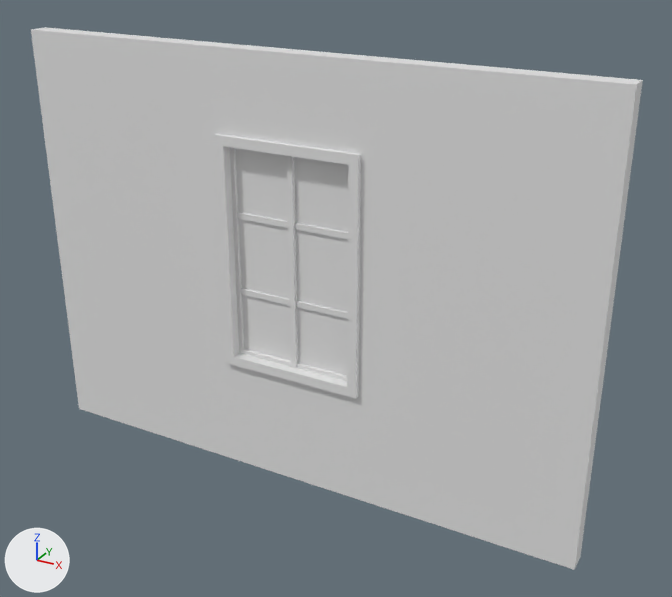
The FBX model Assets/Models/wall_window.fbx as it was, and as the next commit left it.
Rendered twice from a camera (50 mm lens) standing at (10.94, -17.81, 14.24) and looking at (0.95, 0.35, 5.16). Every picture has the same lights, and +X, +Y and +Z are marked at lower left. Where no turn or scale is listed for an object, it has been applied to the vertices.

Names of what the first picture shows: 'glass', 'wall_B_15_window', 'wood_4'.
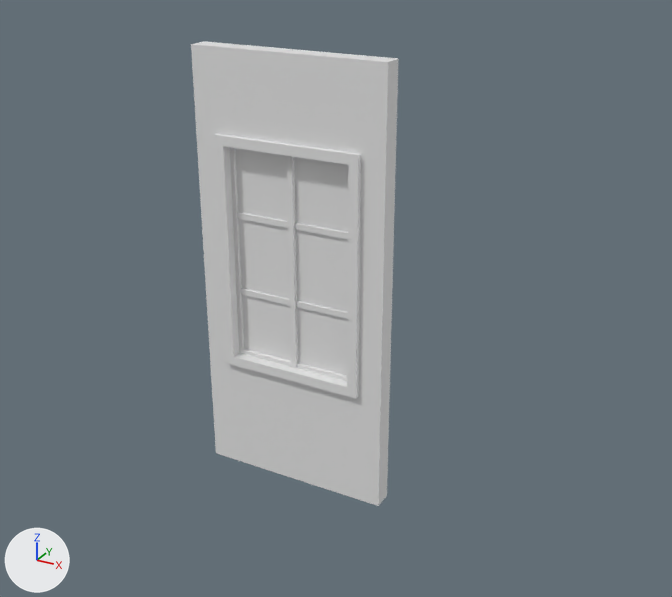
What differs and where, as boxes [x1, y1, x2, y2] in the pictures (672 x 597 px):
'wall_B_15_window', reshaped (66% narrower, 14% shorter)
    before: [31, 27, 643, 570]
    after: [191, 41, 399, 506]

What the commit changed:
me_plane_015 has 16 vertices, 16 faces and spans x -7.5..7.5, y -0.3..0.3, z 0.0..11.0.
me_plane_015 is used by ob_wall_b_15_window; location (0.0, 0.0, 0.0).
Before the commit, vertices of me_plane_015: 0 (-7.5, -0.3, 0.0) at pixel (78, 408), 2 (7.5, -0.2, 0.0) at pixel (574, 569), 4 (-7.5, 0.2, 0.0), 6 (7.5, 0.3, 0.0) at pixel (580, 557), 8 (-7.5, 0.2, 11.0) at pixel (45, 27).
Before the commit, vertices of me_plane_015: 10 (-7.5, -0.3, 11.0) at pixel (30, 29), 12 (7.5, -0.2, 11.0) at pixel (636, 84), 14 (7.5, 0.3, 11.0) at pixel (642, 80).
Part 1, on me_plane_015:
Vertices 2, 6, 12, 14 of me_plane_015 move by (-5.0, 0.0, 0.0).
Vertices 0, 4, 8, 10 of me_plane_015 move by (5.0, 0.0, 0.0).
